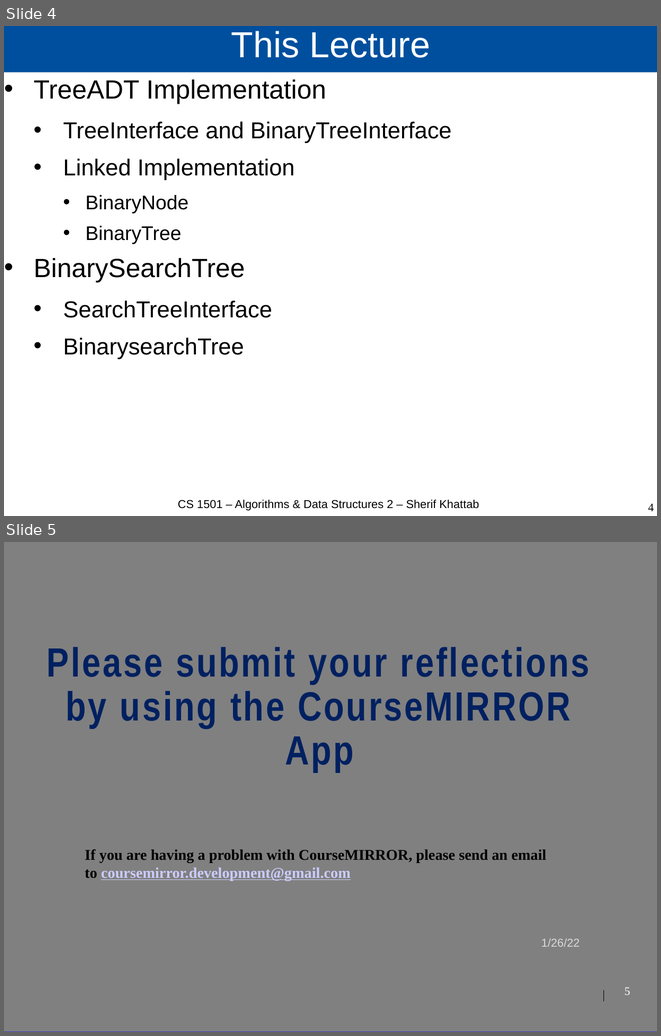
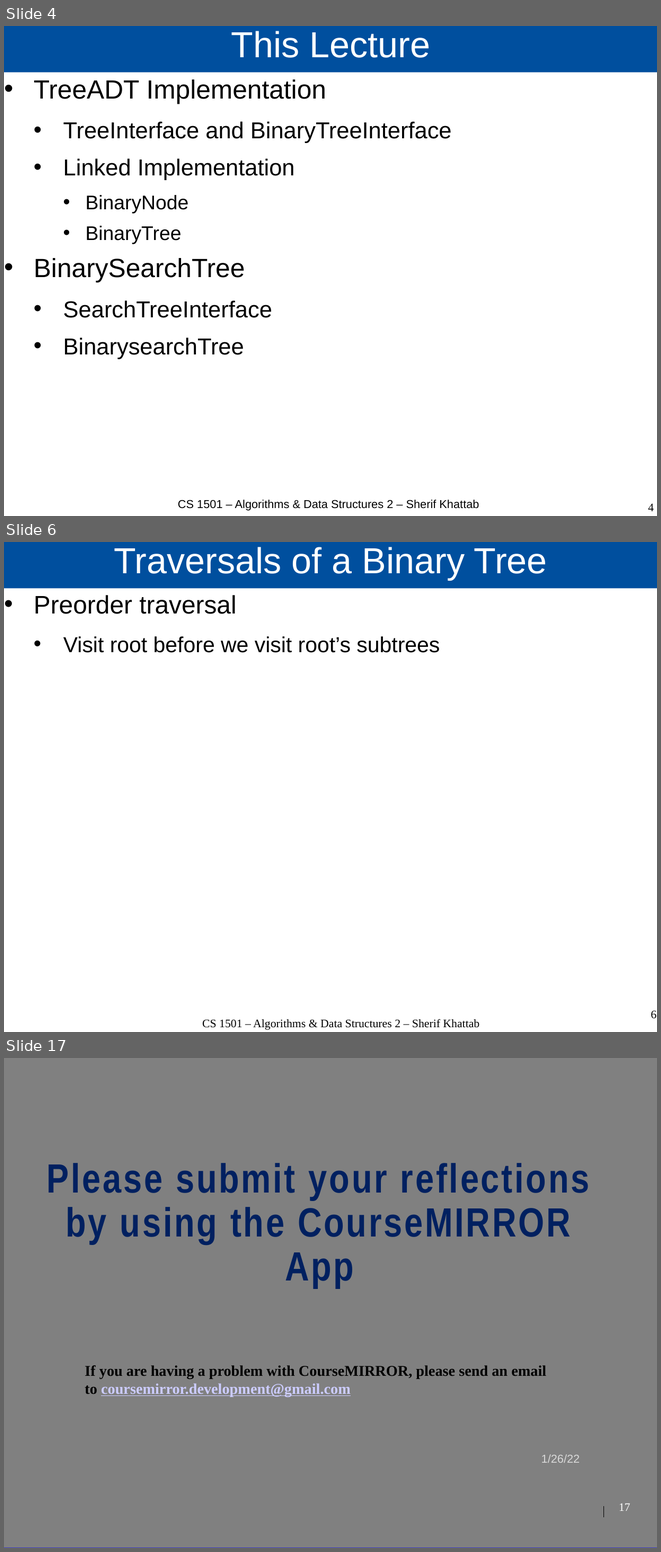
Before and after one commit to cs1501-2224/handouts, a slide deck: DraftSlides/Lecture5.pptx. Shown one above the other, each under a label of ours: slides 4 and 5 before the commit, slides 4, 6 and 17 after it; the slides between them are not shown. The pictures are 661x1036 and 661x1552 pixels, drawn with LibreOffice and Linux fonts; fonts in the diff are those of the drawing; background and template pictures are left out. Boxes give left, top, right and bottom in pixels: in the first picture for what was removed or moved away, otherwise in the second. Text is boxed around its words. In the diff, an @@ line names an element or a change of style, - is before the commit and + after.

```diff
--- a/DraftSlides/Lecture5.pptx
+++ b/DraftSlides/Lecture5.pptx
@@ slide 6 added at <box>4,542,657,1032</box>, background #FFFFFF @@
@@ title added at <box>4,542,657,589</box>, fill #004F9E, 44 pt, text #FFFFFF @@
+Traversals of a Binary Tree
@@ text added at <box>34,595,440,653</box>, 26.4 pt, text #000000 @@
+• Preorder traversal
+  • Visit root before we visit root’s subtrees
@@ page number added at <box>651,1011,656,1019</box>, 14 pt, text #000000 @@
+6
@@ text added at <box>202,1019,479,1030</box>, 14 pt, text #000000 @@
+CS 1501 – Algorithms & Data Structures 2 – Sherif Khattab
@@ what was slide 5 is now slide 17 @@
@@ page number at <box>619,1504,630,1511</box>: text changed @@
-5
+17
```
Also in this commit, not shown: 11 other slides added, 1 other file.
